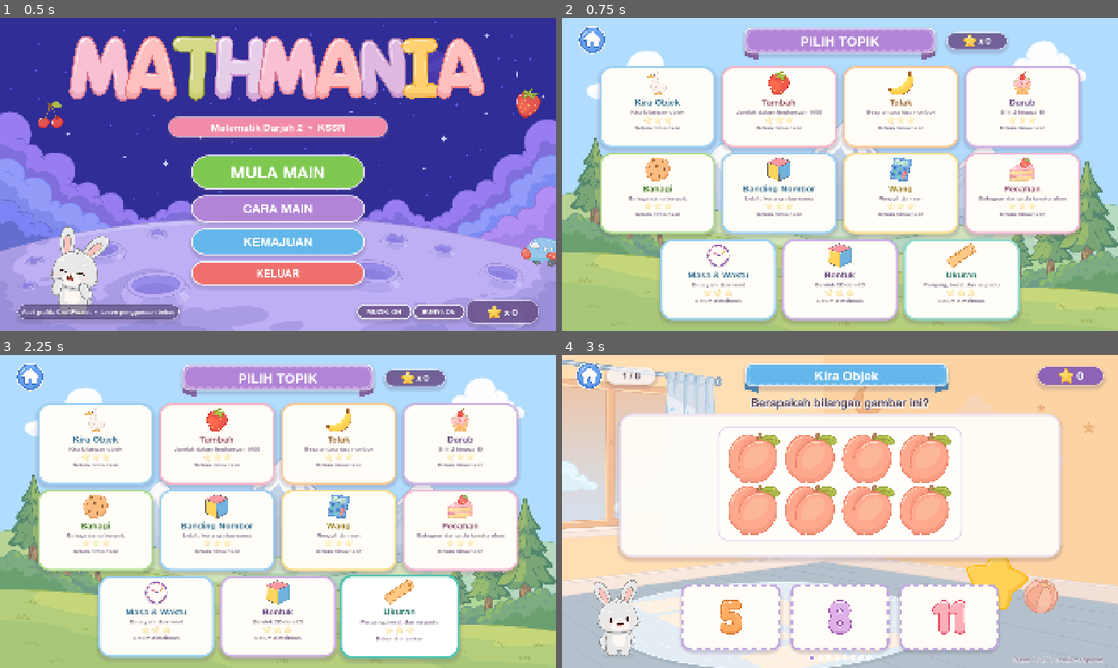
Above: before the commit, frames 1-4 (two rows, left to right).
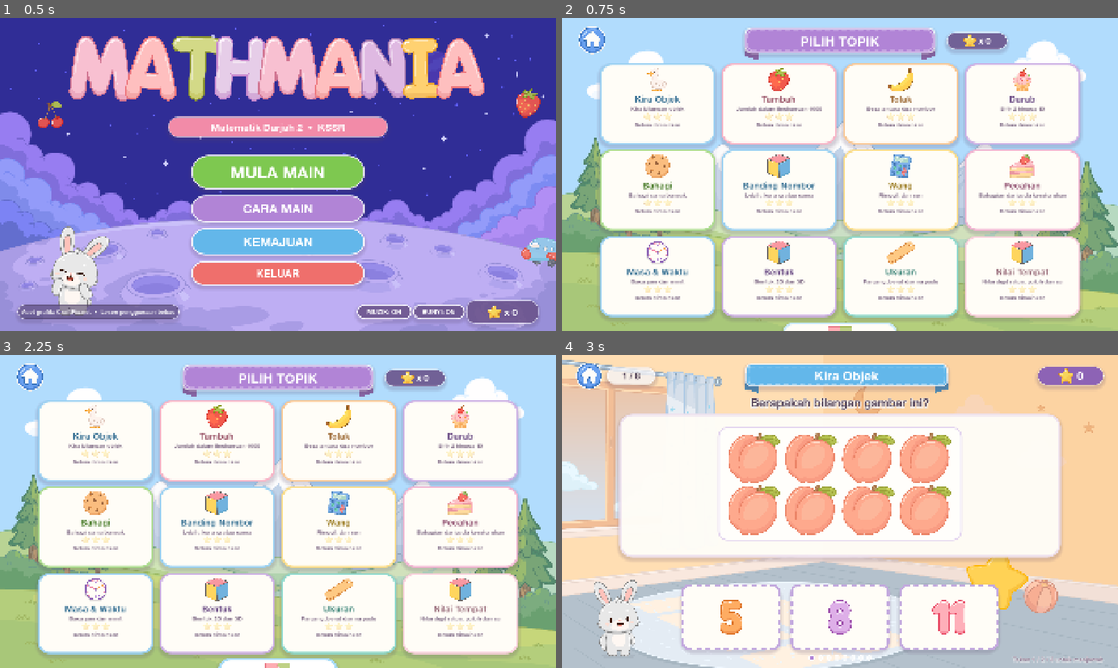
Above: after the commit, the same moments.

Repository: madbytestudio/MathMania
Game: Godot game, scene res://scenes/main_menu.tscn
Two runs of this game, one before a commit and one after it. Both use one fixed random seed, a clock stepped at 60 frames per second and the inputs below.
Inputs (mouse positions are in pixels of both pictures, inside the frame that each line leads up to):
- Up to frame 1 (0.5 s): no input
- Up to frame 2 (0.75 s): click "MULA MAIN" at 0.5 s
- Up to frame 3 (2.25 s): click (94, 442) at 1.27 s; click (27, 376) at 2 s
- Up to frame 4 (3 s): click (656, 439) at 2.77 s

Frame 1 is identical in both runs. In frame 2, 24% of the frame differs, in the area x 6-94%, y 14-100%; in frame 3, 24%; in frame 4, nothing differs.

Commit message:
Sambung topik Nilai Tempat dan Pola Nombor
- Tambah 2 topik KSSR dalam QuestionBank.TOPICS (nilai_tempat, pola_nombor)
- Penjana soalan _make_nilai_tempat dan _make_pola_nombor
- Visual mode place_value/pattern dalam game.gd (_build_visual)
- Daftar class_name PlaceValueView/PatternView dalam cache .godot
- Kemas kini docs/idea-topik.md (status 13 topik, 2 siap visual)
- Kemas hingga ujian: topik count 11->13, tangkap skrin 2 topik baharu

Diff:
--- a/scripts/game.gd
+++ b/scripts/game.gd
@@ -433,6 +433,14 @@
 				ClockView.new(int(visual["hour"]), int(visual["minute"]), 370.0))
 		"shape":
 			_visual_holder.add_child(ShapeView.new(str(visual["shape"]), 380.0))
+		"place_value":
+			_visual_holder.add_child(
+				PlaceValueView.new(int(visual["number"]), int(visual["highlight"]),
+					Vector2(880, 330)))
+		"pattern":
+			_visual_holder.add_child(
+				PatternView.new(visual["seq"], int(visual["missing_index"]),
+					Vector2(880, 250)))
 
 
 ## Pilih bilangan lajur yang seimbang (elak baris terakhir yang terlalu kosong).
--- /dev/null
+++ b/scripts/pattern_view.gd
@@ -0,0 +1,79 @@
+class_name PatternView
+extends Control
+## Deretan kad nombor untuk topik Pola Nombor. Satu kad (indeks `hidden`)
+## diganti dengan "?" supaya murid mencari nombor yang tertinggal.
+
+const CARD_COLORS := [
+	Color("f7b8cb"), Color("a8dcf7"), Color("fde08a"), Color("cbb3e6"),
+	Color("b7e4a8"),
+]
+const CARD_EDGES := [
+	Color("c76a89"), Color("3f96cc"), Color("d9a520"), Color("8d63b5"),
+	Color("62a838"),
+]
+
+var seq: Array = [2, 4, 6, 8]
+var missing_index: int = 3
+var _font: Font = load("res://assets/fonts/AlteHaasGroteskBold.ttf")
+
+
+func _init(p_seq: Array = [2, 4, 6, 8], p_missing_index: int = 3,
+		p_size: Vector2 = Vector2(880, 250)) -> void:
+	seq = p_seq.duplicate()
+	missing_index = p_missing_index
+	custom_minimum_size = p_size
+	mouse_filter = Control.MOUSE_FILTER_IGNORE
+	resized.connect(queue_redraw)
+
+
+func set_pattern(p_seq: Array, p_missing_index: int) -> void:
+	seq = p_seq.duplicate()
+	missing_index = p_missing_index
+	queue_redraw()
+
+
+func _draw() -> void:
+	var count := seq.size()
+	if count == 0:
+		return
+
+	var gap := 22.0
+	var card_w := clampf((size.x - gap * float(count - 1)) / float(count),
+		92.0, 150.0)
+	var card_h := 132.0
+	var total_w := card_w * float(count) + gap * float(count - 1)
+	var x := (size.x - total_w) * 0.5
+	var y := (size.y - card_h) * 0.5
+
+	for i in count:
+		var rect := Rect2(Vector2(x + float(i) * (card_w + gap), y),
+			Vector2(card_w, card_h))
+		var is_hidden := i == missing_index
+		var fill: Color = Color("fff4c9") if is_hidden else UI.WHITE
+		var edge: Color = UI.YELLOW if is_hidden else CARD_EDGES[i % CARD_EDGES.size()]
+
+		draw_style_box(UI.style_box(fill, 22, 5, edge, true), rect)
+		if not is_hidden:
+			# Jalur warna kecil di atas kad.
+			draw_style_box(UI.style_box(CARD_COLORS[i % CARD_COLORS.size()],
+				10, 0, edge, false),
+				Rect2(rect.position + Vector2(16, 12),
+					Vector2(rect.size.x - 32, 12)))
+
+		var label := "?" if is_hidden else str(seq[i])
+		var font_size := 54 if label.length() < 4 else 42
+		var text_size := _font.get_string_size(label, HORIZONTAL_ALIGNMENT_LEFT,
+			-1, font_size)
+		var pos := Vector2(
+			rect.position.x + (rect.size.x - text_size.x) * 0.5,
+			rect.position.y + (rect.size.y + text_size.y * 0.62) * 0.5 + 8.0)
+		draw_string(_font, pos, label, HORIZONTAL_ALIGNMENT_LEFT, -1,
+			font_size, UI.PURPLE_DK if is_hidden else UI.TXT)
+
+	if count > 1:
+		for i in count - 1:
+			var cx := x + float(i + 1) * (card_w + gap) - gap * 0.5
+			var cy := y + card_h * 0.5
+			var arrow := Color(UI.TXT_SOFT, 0.55)
+			draw_line(Vector2(cx - 6, cy - 8), Vector2(cx + 3, cy), arrow, 4.0, true)
+			draw_line(Vector2(cx - 6, cy + 8), Vector2(cx + 3, cy), arrow, 4.0, true)
--- /dev/null
+++ b/scripts/place_value_view.gd
@@ -0,0 +1,150 @@
+class_name PlaceValueView
+extends Control
+## Blok asas sepuluh untuk topik Nilai Tempat.
+## Digit yang ditanya ditanda pada nombor, manakala blok ratus/puluh/sa
+## dilukis di bawah supaya murid dapat mengaitkan nilai dengan kuantiti.
+
+const FLAT := Color("f7b8cb")
+const FLAT_EDGE := Color("c76a89")
+const ROD := Color("a8dcf7")
+const ROD_EDGE := Color("3f96cc")
+const CUBE := Color("fde08a")
+const CUBE_EDGE := Color("d9a520")
+
+var number: int = 352
+var highlight: int = -1
+var _font: Font = load("res://assets/fonts/AlteHaasGroteskBold.ttf")
+
+
+func _init(p_number: int = 352, p_highlight: int = -1,
+		p_size: Vector2 = Vector2(880, 330)) -> void:
+	number = p_number
+	highlight = p_highlight
+	custom_minimum_size = p_size
+	mouse_filter = Control.MOUSE_FILTER_IGNORE
+	resized.connect(queue_redraw)
+
+
+func set_value(p_number: int, p_highlight: int = -1) -> void:
+	number = p_number
+	highlight = p_highlight
+	queue_redraw()
+
+
+func _draw() -> void:
+	var text := str(absi(number))
+	var digits := text.length()
+	var digit_w := 56.0
+	var font_size := 62
+	var total_w := digit_w * float(digits)
+	var start_x := (size.x - total_w) * 0.5
+	var digit_y := 10.0
+
+	for i in digits:
+		var box := Rect2(start_x + digit_w * float(i) + 2.0, digit_y,
+			digit_w - 4.0, 84.0)
+		var is_target := i == highlight
+		if is_target:
+			draw_style_box(UI.style_box(Color("fff4c9"), 18, 4, UI.YELLOW, true), box)
+
+		var ch := text.substr(i, 1)
+		var glyph_size := _font.get_string_size(ch, HORIZONTAL_ALIGNMENT_LEFT,
+			-1, font_size)
+		var glyph_pos := Vector2(
+			box.position.x + (box.size.x - glyph_size.x) * 0.5,
+			box.position.y + (box.size.y + glyph_size.y * 0.62) * 0.5)
+		draw_string(_font, glyph_pos, ch, HORIZONTAL_ALIGNMENT_LEFT, -1,
+			font_size, UI.PURPLE_DK if is_target else UI.TXT)
+
+	_draw_blocks()
+
+
+## Lukis blok ratus (petak), puluh (rod) dan sa (kubus) di bawah nombor.
+func _draw_blocks() -> void:
+	var hundreds := number / 100
+	var tens := (number / 10) % 10
+	var ones := number % 10
+
+	var flat := 58.0
+	var flat_gap := 6.0
+	var rod_w := 12.0
+	var rod_gap := 4.0
+	var cube := 15.0
+	var cube_gap := 4.0
+	var group_gap := 34.0
+
+	var flat_cols := mini(hundreds, 3)
+	var flat_rows := ceili(float(hundreds) / 3.0) if hundreds > 0 else 0
+	var flat_w := 0.0
+	if hundreds > 0:
+		flat_w = float(flat_cols) * flat + float(flat_cols - 1) * flat_gap
+	var rod_w_total := 0.0
+	if tens > 0:
+		rod_w_total = float(tens) * rod_w + float(tens - 1) * rod_gap
+	var cube_w_total := 0.0
+	if ones > 0:
+		cube_w_total = float(ones) * cube + float(ones - 1) * cube_gap
+
+	var groups := 0
+	for value in [hundreds, tens, ones]:
+		if int(value) > 0:
+			groups += 1
+	var content_w := flat_w + rod_w_total + cube_w_total
+	content_w += group_gap * float(maxi(groups - 1, 0))
+
+	var top := 116.0
+	var area_h := size.y - top - 8.0
+	var total_h := maxf(float(flat_rows) * flat + float(maxi(flat_rows - 1, 0)) * flat_gap, flat)
+	var y := top + (area_h - total_h) * 0.5
+	var x := (size.x - content_w) * 0.5
+
+	if hundreds > 0:
+		for i in hundreds:
+			var col := i % flat_cols
+			var row := i / flat_cols
+			var pos := Vector2(x + float(col) * (flat + flat_gap),
+				y + float(row) * (flat + flat_gap))
+			_draw_flat(pos, flat)
+		x += flat_w + group_gap
+
+	if tens > 0:
+		for i in tens:
+			_draw_rod(Vector2(x + float(i) * (rod_w + rod_gap), y), rod_w, flat)
+		x += rod_w_total + group_gap
+
+	if ones > 0:
+		for i in ones:
+			_draw_cube(Vector2(x + float(i) * (cube + cube_gap), y + (flat - cube) * 0.5), cube)
+
+
+func _draw_flat(pos: Vector2, side: float) -> void:
+	var rect := Rect2(pos, Vector2(side, side))
+	draw_rect(rect, FLAT, true)
+	# Grid 10 x 10 mewakili 100 unit.
+	var step := side / 10.0
+	var line := Color(FLAT_EDGE, 0.38)
+	for i in range(1, 10):
+		draw_line(pos + Vector2(step * float(i), 0),
+			pos + Vector2(step * float(i), side), line, 1.0, true)
+		draw_line(pos + Vector2(0, step * float(i)),
+			pos + Vector2(side, step * float(i)), line, 1.0, true)
+	draw_rect(rect, FLAT_EDGE, false, 3.0)
+
+
+func _draw_rod(pos: Vector2, width: float, height: float) -> void:
+	var rect := Rect2(pos, Vector2(width, height))
+	draw_rect(rect, ROD, true)
+	var step := height / 10.0
+	var line := Color(ROD_EDGE, 0.4)
+	for i in range(1, 10):
+		draw_line(pos + Vector2(0, step * float(i)),
+			pos + Vector2(width, step * float(i)), line, 1.0, true)
+	draw_rect(rect, ROD_EDGE, false, 2.5)
+
+
+func _draw_cube(pos: Vector2, side: float) -> void:
+	var rect := Rect2(pos, Vector2(side, side))
+	draw_rect(rect, CUBE, true)
+	draw_rect(rect, CUBE_EDGE, false, 2.5)
+	draw_circle(pos + Vector2(side * 0.32, side * 0.30), side * 0.11,
+		Color(1, 1, 1, 0.35))
--- a/scripts/question_bank.gd
+++ b/scripts/question_bank.gd
@@ -86,6 +86,18 @@
 		"desc": "Panjang, berat dan isi padu",
 		"syllabus": "Ukuran panjang, berat, isi padu",
 		"icon": "res://assets/objects/ruler.png", "color": "4fc3b0",
+	},
+	{
+		"id": "nilai_tempat", "name": "Nilai Tempat", "short": "Tempat",
+		"desc": "Nilai digit ratus, puluh dan sa",
+		"syllabus": "Nilai tempat hingga 1000",
+		"icon": "res://assets/objects/block.png", "color": "f7b8cb",
+	},
+	{
+		"id": "pola_nombor", "name": "Pola Nombor", "short": "Pola",
+		"desc": "Nombor hilang dalam pola menaik",
+		"syllabus": "Pola dan susunan nombor",
+		"icon": "res://assets/objects/puzzle_piece.png", "color": "a8dcf7",
 	},
 ]
 
@@ -156,6 +168,10 @@
 			return _make_bentuk(difficulty, rng)
 		"ukur":
 			return _make_ukur(difficulty, rng)
+		"nilai_tempat":
+			return _make_nilai_tempat(difficulty, rng)
+		"pola_nombor":
+			return _make_pola_nombor(difficulty, rng)
 		_:
 			return _make_tambah(difficulty, rng)
 
@@ -624,6 +640,64 @@
 		_number_distractors(rng, answer, deltas, 0))
 
 
+# ----------------------------------------------------------- nilai tempat
+static func _make_nilai_tempat(d: int, rng: RandomNumberGenerator) -> Dictionary:
+	var max_val: int = [99, 999, 999][d - 1]
+	var min_val: int = [20, 100, 100][d - 1]
+	var number := rng.randi_range(min_val, max_val)
+	var text := str(number)
+	var digits := text.length()
+
+	# Pilih digit untuk ditandai. Darah 1: puluh atau sa; d >= 2: semua digit.
+	var highlight: int
+	if d == 1:
+		highlight = rng.randi_range(0, 1)
+	else:
+		highlight = rng.randi_range(0, digits - 1)
+
+	var digit := int(text.substr(highlight, 1))
+	var place: int = 10 ** (digits - 1 - highlight)
+	var answer: int = digit * place
+	var place_name: String = ["sa", "puluh", "ratus"][digits - 1 - highlight]
+
+	var question := {
+		"prompt": "Apakah nilai digit %s dalam %s?" % [digit, number],
+		"expr": [],
+		"visual": {"mode": "place_value", "number": number, "highlight": highlight},
+		"hint": "Digit %s berada pada tempat %s (x %d)." % [digit, place_name, place],
+	}
+	var deltas := [10, 20, 50] if d == 1 else [10, 20, 50, 100, 200]
+	return _assemble(question, rng, _num_choice(answer),
+		_number_distractors(rng, answer, deltas, 0))
+
+
+# ---------------------------------------------------------- pola nombor
+static func _make_pola_nombor(d: int, rng: RandomNumberGenerator) -> Dictionary:
+	var steps := [
+		[2, 5, 10],
+		[2, 3, 5, 10],
+		[3, 4, 6, 7, 8, 9],
+	]
+	var step: int = steps[d - 1][rng.randi_range(0, steps[d - 1].size() - 1)]
+	var start := rng.randi_range(1, 20)
+	var seq: Array = []
+	for i in 4:
+		seq.append(start + step * i)
+
+	var hidden := rng.randi_range(0, 3)
+	var answer: int = seq[hidden]
+
+	var question := {
+		"prompt": "Nombor manakah yang tertinggal?",
+		"expr": [],
+		"visual": {"mode": "pattern", "seq": seq, "missing_index": hidden},
+		"hint": "Pola tambah %d setiap kali." % step,
+	}
+	var deltas := [step, step * 2, 5, 10]
+	return _assemble(question, rng, _num_choice(answer),
+		_number_distractors(rng, answer, deltas, 0))
+
+
 # --------------------------------------------------------------- pembantu
 ## Bina baris operasi dan tambah "= ?" di hujung.
 static func _equation(parts: Array) -> Array:
--- a/scripts/topic_select.gd
+++ b/scripts/topic_select.gd
@@ -69,7 +69,8 @@
 	var center := CenterContainer.new()
 	center.size_flags_vertical = Control.SIZE_EXPAND_FILL
 
-	# 11 topik perlu tiga baris; kad dikecilkan sedikit supaya semuanya muat.
+	# 13 topik disusun dalam HFlowContainer (lajur bervariat); kad dikecilkan
+	# supaya semua muat skrin.
 	var compact := QuestionBank.TOPICS.size() > 8
 	var flow := HFlowContainer.new()
 	flow.alignment = FlowContainer.ALIGNMENT_CENTER
--- a/tests/run_tests.gd
+++ b/tests/run_tests.gd
@@ -18,7 +18,7 @@
 	var rng := RandomNumberGenerator.new()
 	rng.seed = 20240501
 
-	_expect(QuestionBank.TOPICS.size() == 11, "bank: perlu 11 topik KSSR")
+	_expect(QuestionBank.TOPICS.size() == 13, "bank: perlu 13 topik")
 
 	for topic in QuestionBank.TOPICS:
 		for difficulty in [1, 2, 3]:
--- a/tests/screenshot.gd
+++ b/tests/screenshot.gd
@@ -31,6 +31,8 @@
 	await _capture("res://scenes/game.tscn", "12_game_masa", "masa")
 	await _capture("res://scenes/game.tscn", "13_game_bentuk", "bentuk")
 	await _capture("res://scenes/game.tscn", "14_game_ukur", "ukur")
+	await _capture("res://scenes/game.tscn", "15_game_nilai_tempat", "nilai_tempat")
+	await _capture("res://scenes/game.tscn", "16_game_pola_nombor", "pola_nombor")
 	await _capture("res://scenes/result.tscn", "10_result", "tambah")
 	await _capture("res://scenes/result.tscn", "16_result_semakan", "tambah",
 		func(scene: Node) -> void:
--- a/tests/test_runner.gd
+++ b/tests/test_runner.gd
@@ -39,7 +39,7 @@
 	var rng := RandomNumberGenerator.new()
 	rng.seed = 20240501
 
-	_expect(QuestionBank.TOPICS.size() == 11, "bank: perlu 11 topik KSSR")
+	_expect(QuestionBank.TOPICS.size() == 13, "bank: perlu 13 topik")
 	var seen_ids: Array = []
 	for topic in QuestionBank.TOPICS:
 		var id := str(topic["id"])
Binary file added: assets/ui/pattern.png
Binary file added: assets/ui/place_value.png
Not shown, added: docs/idea-topik.md
